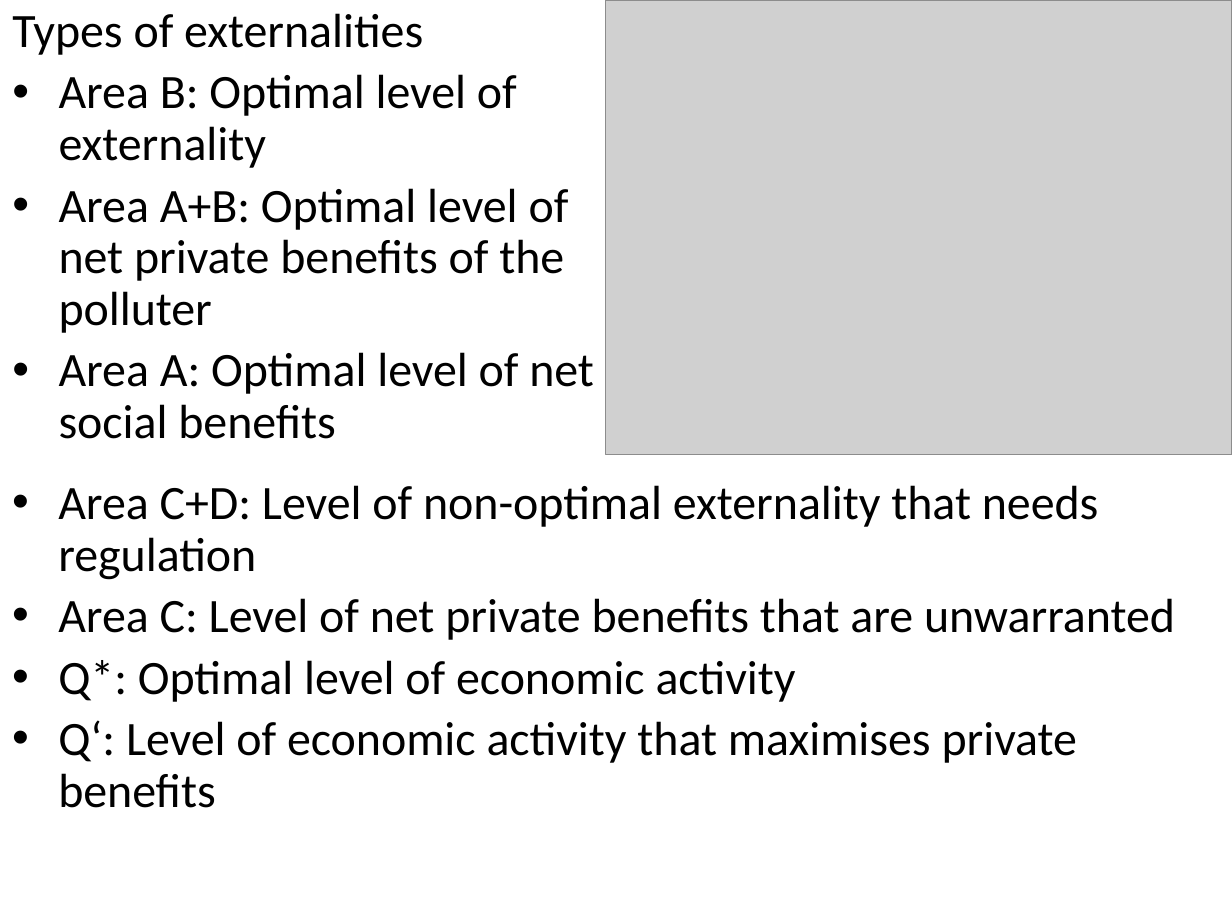
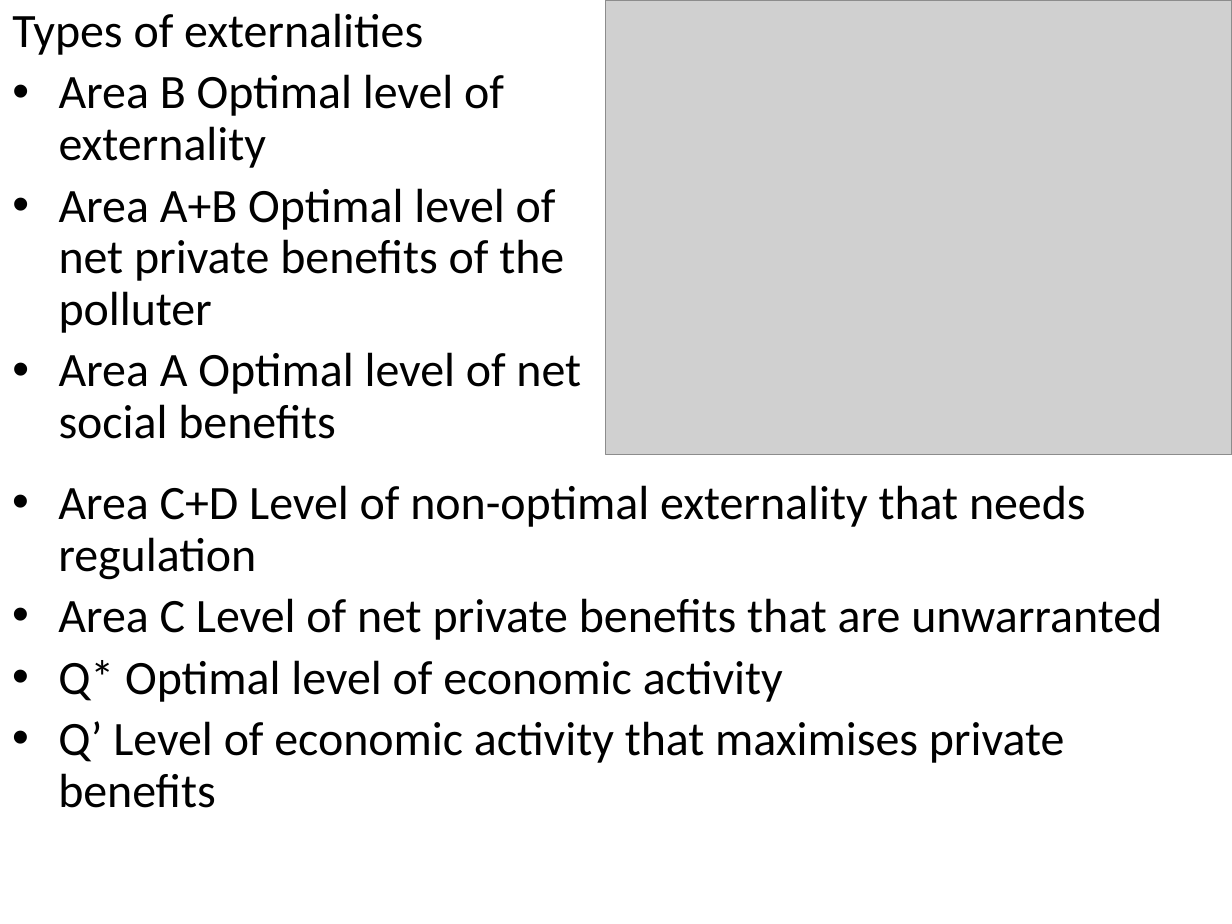
Before and after one commit to rtol/Environmental-Economics, a slide deck: slide 14 of EE3 Targets.pptx. Drawn at 1232x924 pixels with LibreOffice and Linux fonts; fonts in the diff are those of the drawing; grey boxes stand for pictures. Boxes give left, top, right and bottom in pixels: in the first picture for what was removed or moved away, otherwise in the second. Text is boxed around its words. In the diff, an @@ line names an element or a change of style, - is before the commit and + after.

```diff
--- a/EE3 Targets.pptx
+++ b/EE3 Targets.pptx
@@ text at box(59, 74, 581, 439): text changed @@
-• Area B: Optimal level of externality
-• Area A+B: Optimal level of net private benefits of the polluter
-• Area A: Optimal level of net social benefits
+• Area B Optimal level of externality
+• Area A+B Optimal level of net private benefits of the polluter
+• Area A Optimal level of net social benefits
@@ text at box(58, 485, 1162, 808): text changed @@
-• Area C+D: Level of non-optimal externality that needs regulation
-• Area C: Level of net private benefits that are unwarranted
-• Q*: Optimal level of economic activity
-• Q‘: Level of economic activity that maximises private benefits
+• Area C+D Level of non-optimal externality that needs regulation
+• Area C Level of net private benefits that are unwarranted
+• Q* Optimal level of economic activity
+• Q’ Level of economic activity that maximises private benefits
```
Also in this commit, not shown: 7 other slides changed, 6 other files.
